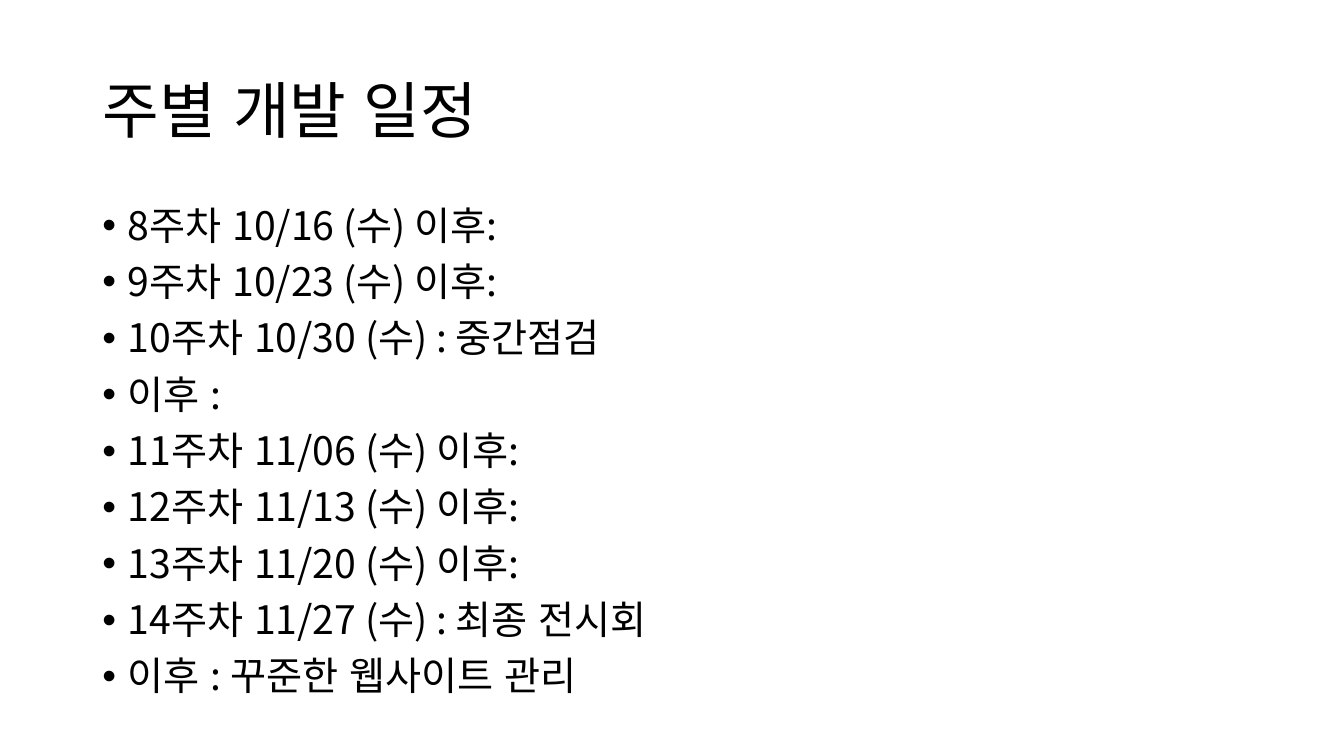
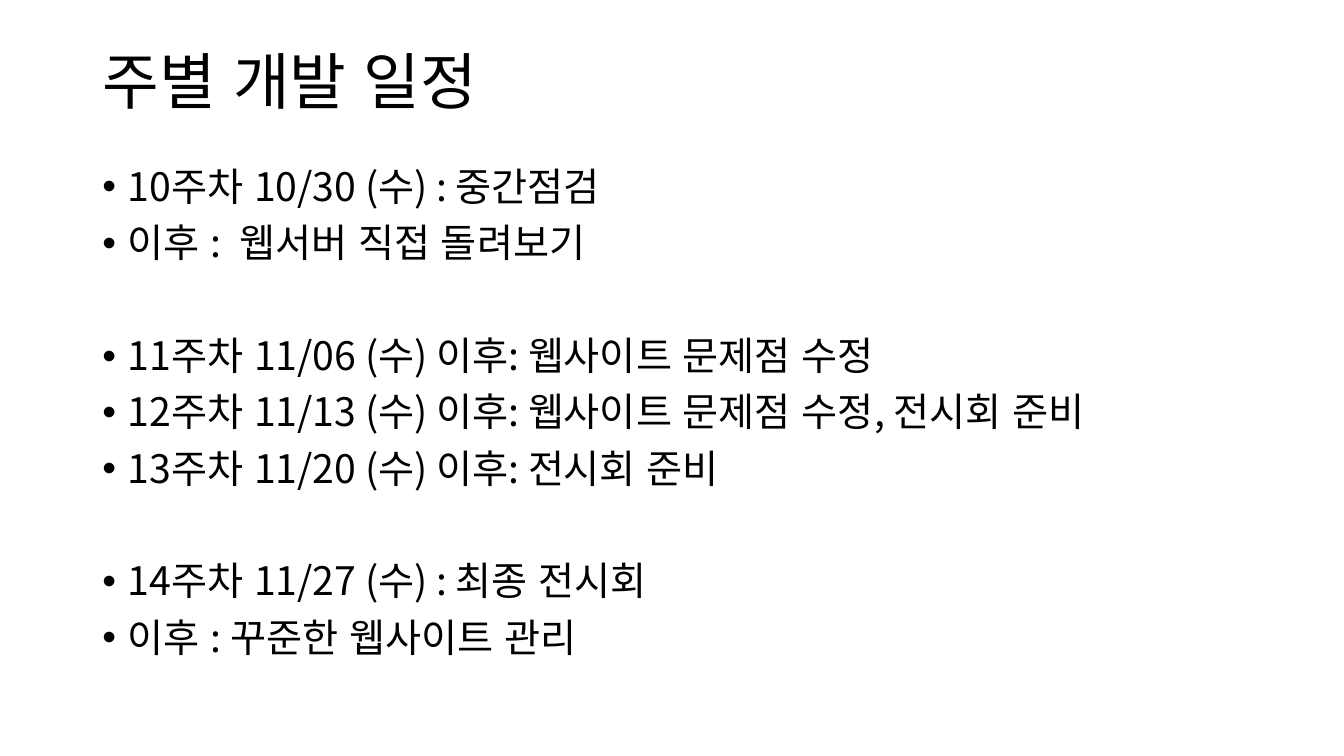
Before and after one commit to bongdam-safety/documents, a slide deck: slide 6 of 업무분장 및 주차별 일정.pptx (slide 4 before the commit). Drawn at 1344x756 pixels with LibreOffice and Linux fonts; fonts in the diff are those of the drawing. Boxes give left, top, right and bottom in pixels: in the first picture for what was removed or moved away, otherwise in the second. Text is boxed around its words. In the diff, an @@ line names an element or a change of style, - is before the commit and + after.

Commit message:
업무분장, 주차별 일정, 전시회 계획

```diff
--- a/업무분장 및 주차별 일정.pptx
+++ b/업무분장 및 주차별 일정.pptx
@@ title "주별 개발 일정": place and size @@
-title "주별 개발 일정" at box(102, 82, 477, 138)
+title "주별 개발 일정" at box(102, 53, 477, 109)
@@ text "10주차 10/30 (수) : 중간점검": place and size @@
-text "10주차 10/30 (수) : 중간점검" at box(128, 207, 647, 693)
+text "10주차 10/30 (수) : 중간점검" at box(128, 168, 1085, 655)
@@ text at box(128, 207, 498, 304): paragraphs removed @@
-• 8주차 10/16 (수) 이후:
-• 9주차 10/23 (수) 이후:
@@ text at box(128, 224, 1085, 491): text changed @@
-• 이후 :
-• 11주차 11/06 (수) 이후:
-• 12주차 11/13 (수) 이후:
-• 13주차 11/20 (수) 이후:
+• 이후 : 웹서버 직접 돌려보기
+• 11주차 11/06 (수) 이후: 웹사이트 문제점 수정
+• 12주차 11/13 (수) 이후: 웹사이트 문제점 수정, 전시회 준비
+• 13주차 11/20 (수) 이후: 전시회 준비
```
Also in this commit, not shown: 2 other slides changed, 3 slides added, 1 other file.
